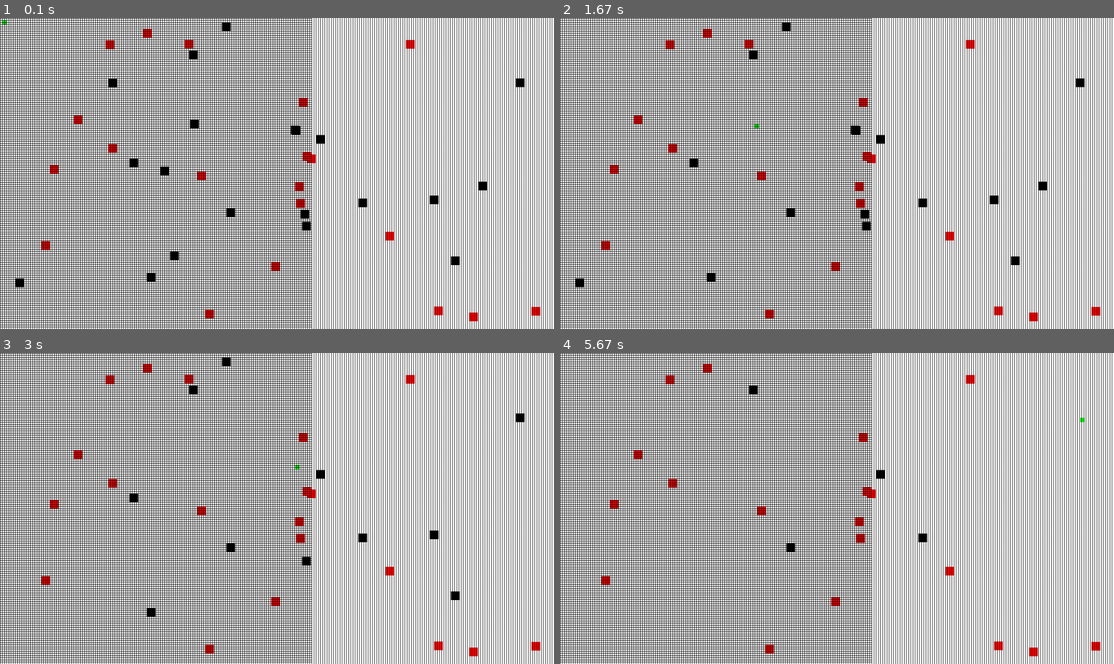
Above: before the commit, frames 1-4 (two rows, left to right).
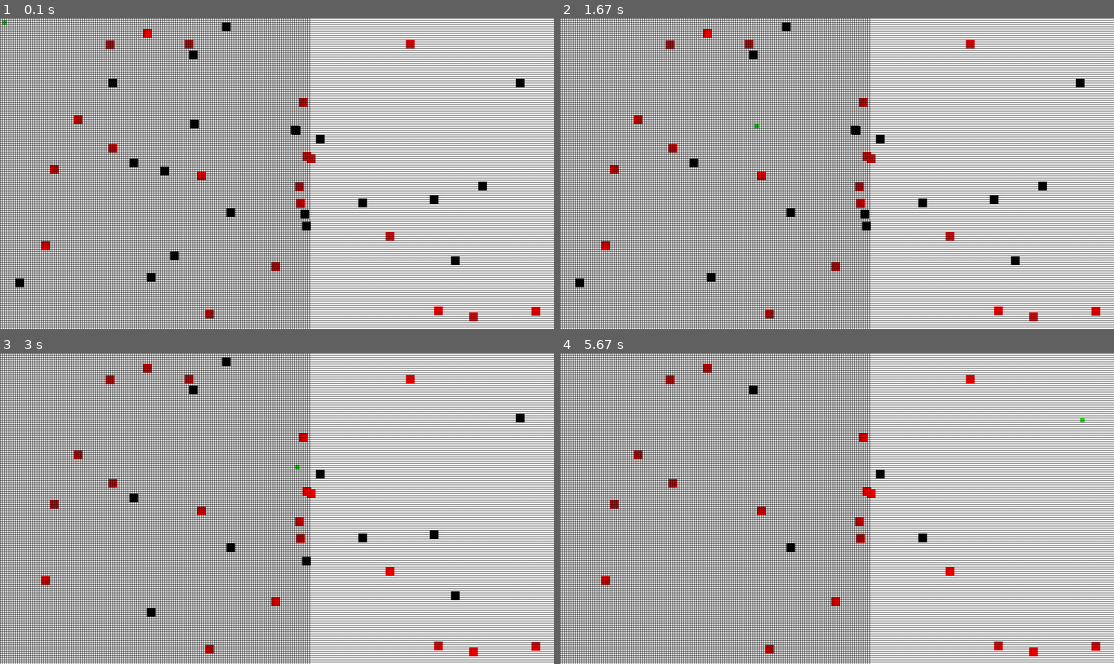
Above: after the commit, the same moments.

Repository: zovek/Pygameyo
Game: pygame game, started from Python game 1/Pygametest.py
Same seed, same stepped clock (60 frames per second), same inputs: the game is played once before the commit and once after it.
Inputs (mouse positions are in pixels of both pictures, inside the frame that each line leads up to):
- Up to frame 1 (0.1 s): no input
- Up to frame 2 (1.67 s): click (731, 254) at 0.38 s; click (726, 170) at 0.72 s; click (670, 83) at 1.05 s; click (753, 123) at 1.38 s
- Up to frame 3 (3 s): click (304, 548) at 1.72 s; click (22, 617) at 2.05 s; click (481, 520) at 2.38 s; click (293, 464) at 2.72 s
- Up to frame 4 (5.67 s): click (787, 362) at 3.05 s; click (709, 611) at 3.38 s; click (748, 377) at 3.72 s; click (864, 561) at 4.05 s; click (1014, 595) at 4.38 s; click (992, 533) at 4.72 s; click (692, 499) at 5.05 s; click (1080, 418) at 5.38 s

The runs differ from the first frame. In frame 1, 27% of the frame differs, in the area x 56-100%, y 0-100%; in frame 2, 27%; in frame 3, 27%; in frame 4, 27%.

Commit message:
merged files

Diff:
--- a/Python game 1/Pygametest.py
+++ b/Python game 1/Pygametest.py
@@ -102,10 +102,10 @@
     all_sprites_list.draw(screen)
 
 
-    for x_offset in range(0, xres, 5):
-        pygame.draw.line(screen,BLACK, [0+x_offset,0],[0+x_offset,xres],1)
-    for y_offset in range(0, yres, 5):
-        pygame.draw.line(screen,BLACK, [0,0+y_offset],[yres,0+y_offset],1)
+    for x_offset in range(0, yres, 5):
+        pygame.draw.line(screen,BLACK, [0+x_offset,0],[0+x_offset,yres],1)
+    for y_offset in range(0, xres, 5):
+        pygame.draw.line(screen,BLACK, [0,0+y_offset],[xres,0+y_offset],1)
 
 
 
